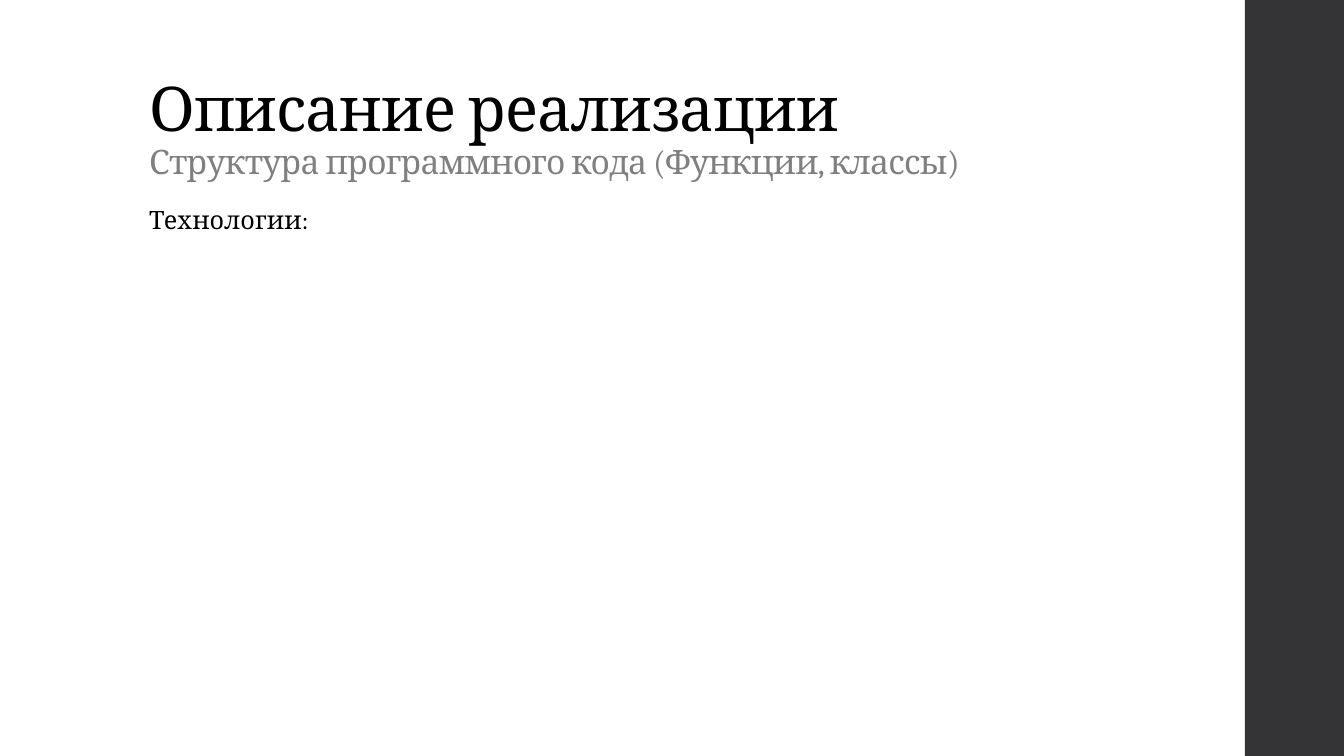
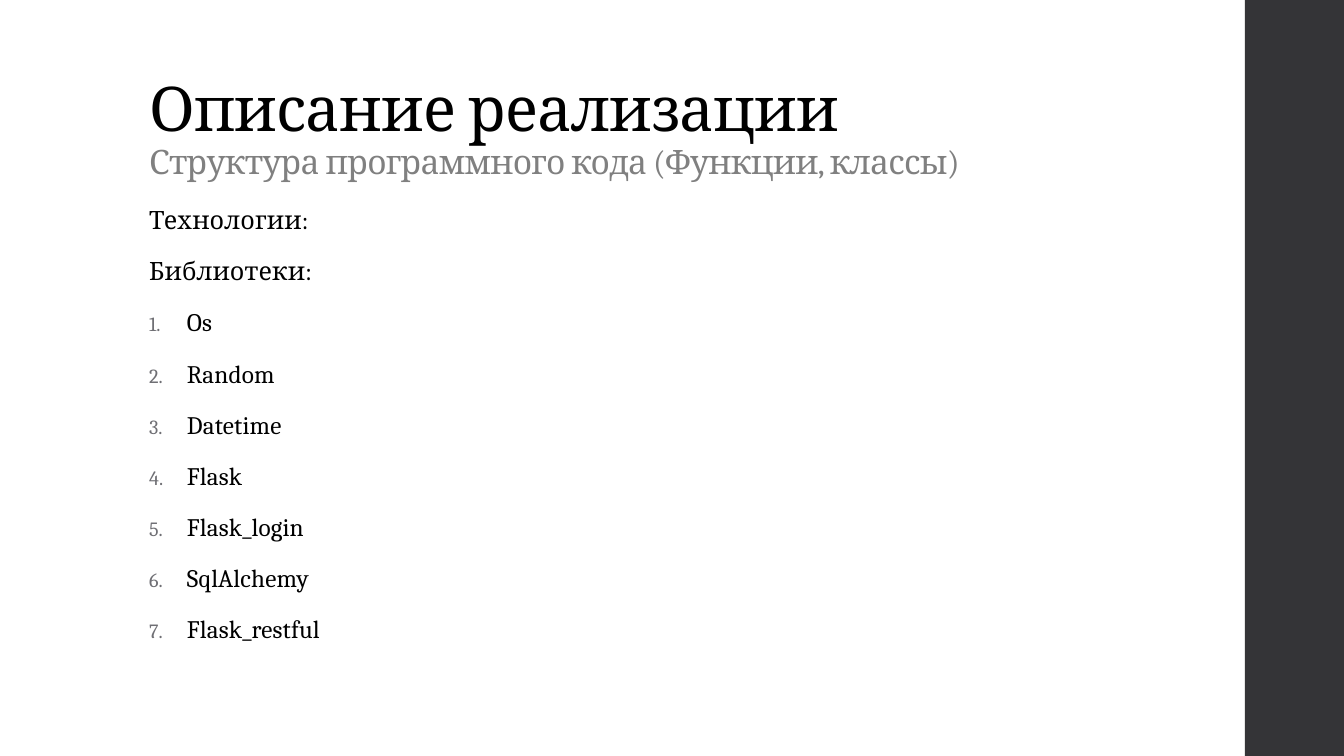
Before and after one commit to Woolfer0097/WEB-lessons, a slide deck: slide 3 of Проект-Волчья_библиотека/description(Презентация + Пояснительная записка)/Волчья библиотека.pptx. Drawn at 1344x756 pixels with LibreOffice and Linux fonts; fonts in the diff are those of the drawing. Boxes give left, top, right and bottom in pixels: in the first picture for what was removed or moved away, otherwise in the second. Text is boxed around its words. In the diff, an @@ line names an element or a change of style, - is before the commit and + after.

```diff
--- a/Проект-Волчья_библиотека/description(Презентация + Пояснительная записка)/Волчья библиотека.pptx
+++ b/Проект-Волчья_библиотека/description(Презентация + Пояснительная записка)/Волчья библиотека.pptx
@@ text at [149, 260, 320, 641]: paragraphs added @@
+Библиотеки:
+1. Os
+2. Random
+3. Datetime
+4. Flask
+5. Flask_login
+6. SqlAlchemy
+7. Flask_restful
```
Also in this commit, not shown: 8 slides added, 14 slides removed, 8 other files.
